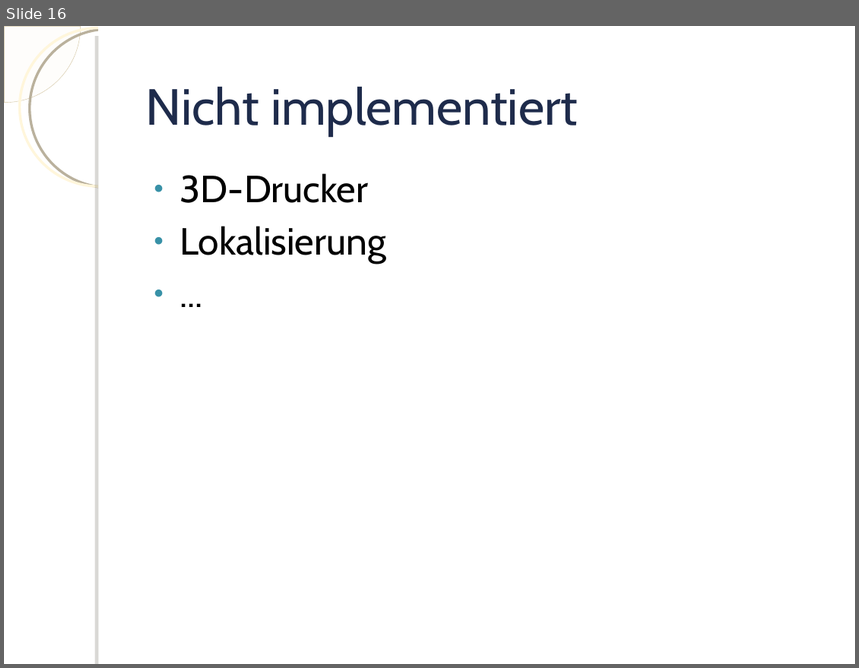
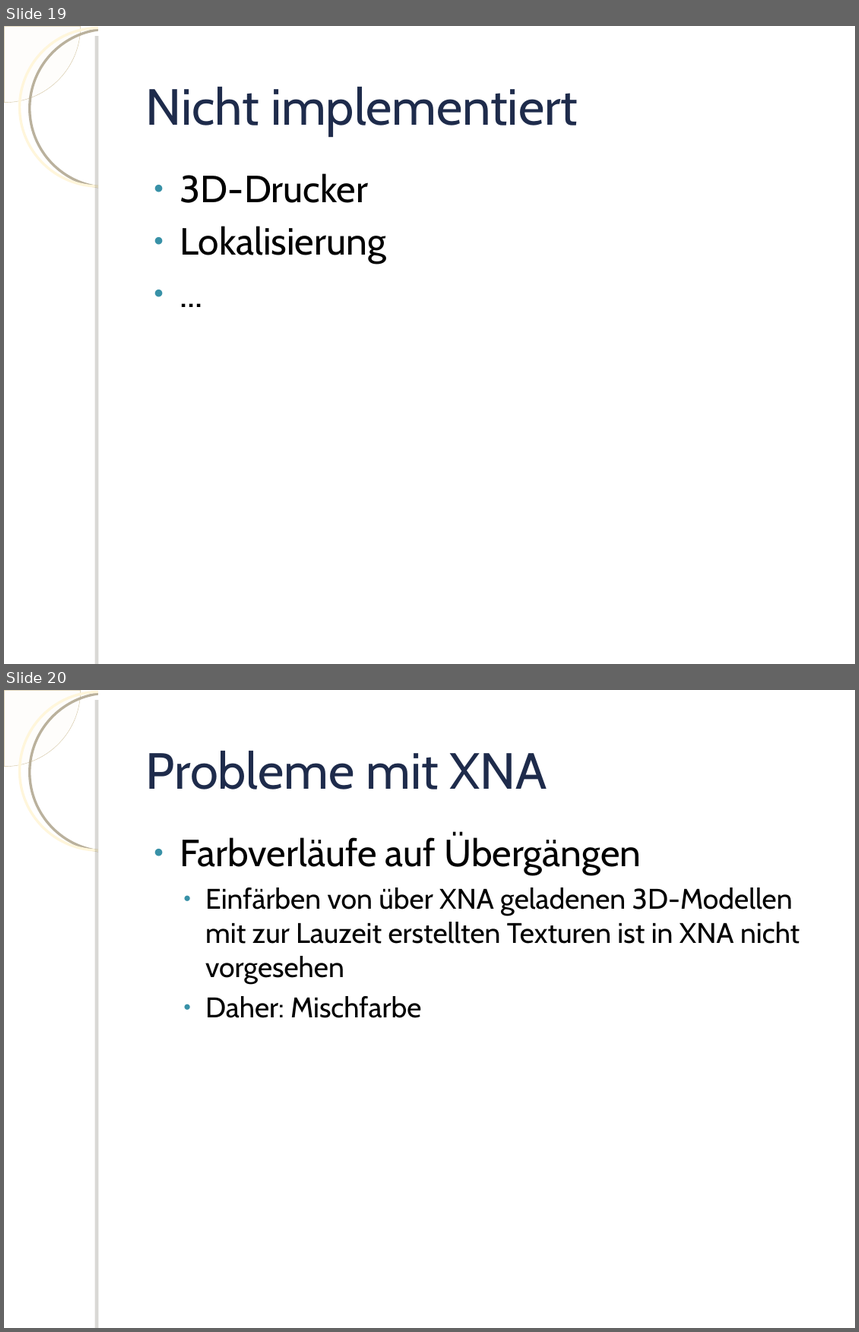
Before and after one commit to knot3/pse-knot, a slide deck: Implementierungsbericht/Praesentation.odp. Shown one above the other, each under a label of ours: slide 16 before the commit, slides 19 and 20 after it. The pictures are 859x668 and 859x1332 pixels, drawn with LibreOffice and Linux fonts; fonts in the diff are those of the drawing; background and template pictures are left out. Boxes give left, top, right and bottom in pixels: in the first picture for what was removed or moved away, otherwise in the second. Text is boxed around its words. In the diff, an @@ line names an element or a change of style, - is before the commit and + after.

```diff
--- a/Implementierungsbericht/Praesentation.odp
+++ b/Implementierungsbericht/Praesentation.odp
@@ slide 20 added at (4, 690, 855, 1328), background picture (left out); not listed: 4 template elements that a slide beside it also shows @@
@@ title added at (146, 751, 547, 790), 43 pt, text #1E2B4B @@
+Probleme mit XNA
@@ text added at (180, 835, 800, 1018), 24 pt, text #000000 @@
+● Farbverläufe auf Übergängen
+  ● Einfärben von über XNA geladenen 3D-Modellen mit zur Lauzeit erstellten Texturen ist in XNA nicht vorgesehen
+  ● Daher: Mischfarbe
@@ what was slide 16 is now slide 19 @@
```
Also in this commit, not shown: 1 slide changed, 4 other slides added, 1 other file.
